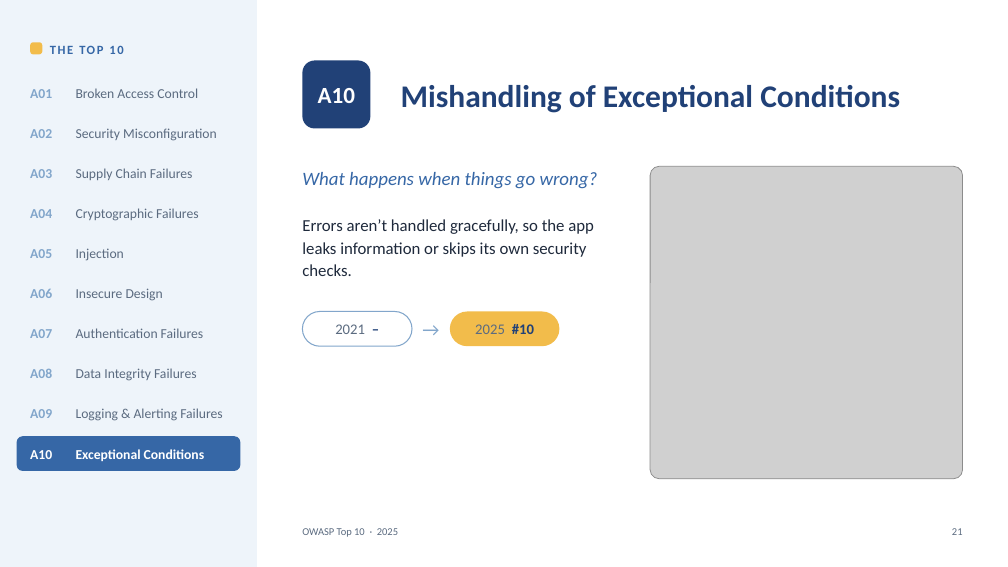
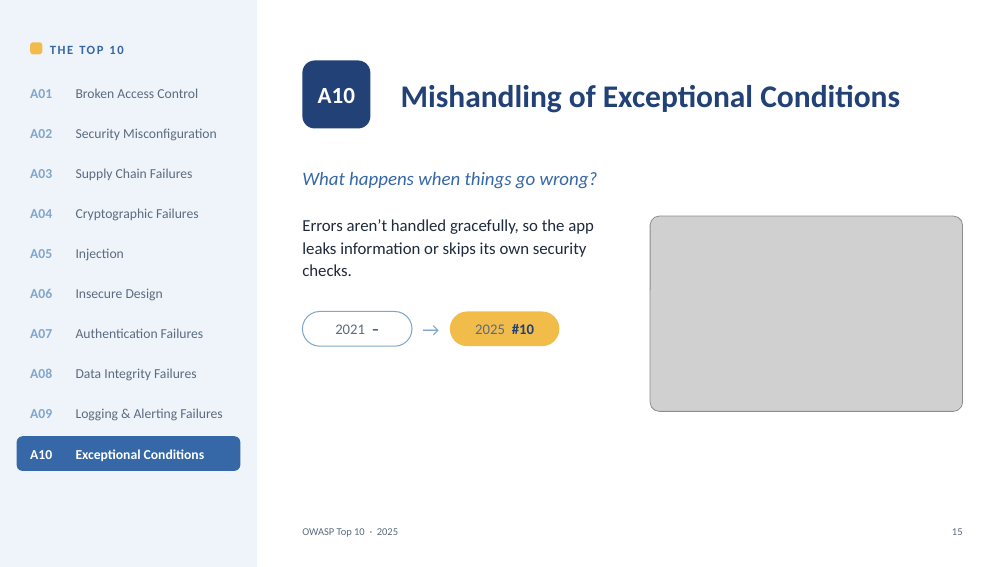
Before and after one commit to AmorZhao-Ghyston/VulnerableSandbox, a slide deck: slide 15 of Lunch-and-learn/OWASP-Top10-2025.pptx (slide 21 before the commit). Drawn at 1008x567 pixels with LibreOffice and Linux fonts; fonts in the diff are those of the drawing; grey boxes stand for pictures. Boxes give left, top, right and bottom in pixels: in the first picture for what was removed or moved away, otherwise in the second. Text is boxed around its words. In the diff, an @@ line names an element or a change of style, - is before the commit and + after.

```diff
--- a/Lunch-and-learn/OWASP-Top10-2025.pptx
+++ b/Lunch-and-learn/OWASP-Top10-2025.pptx
@@ picture resized from (x1=650, y1=166, x2=963, y2=479) to (x1=650, y1=216, x2=963, y2=411) @@
@@ text at (x1=952, y1=528, x2=963, y2=535): text changed @@
-21
+15
```
Also in this commit, not shown: 17 other slides changed, 8 slides removed, 7 other files.
